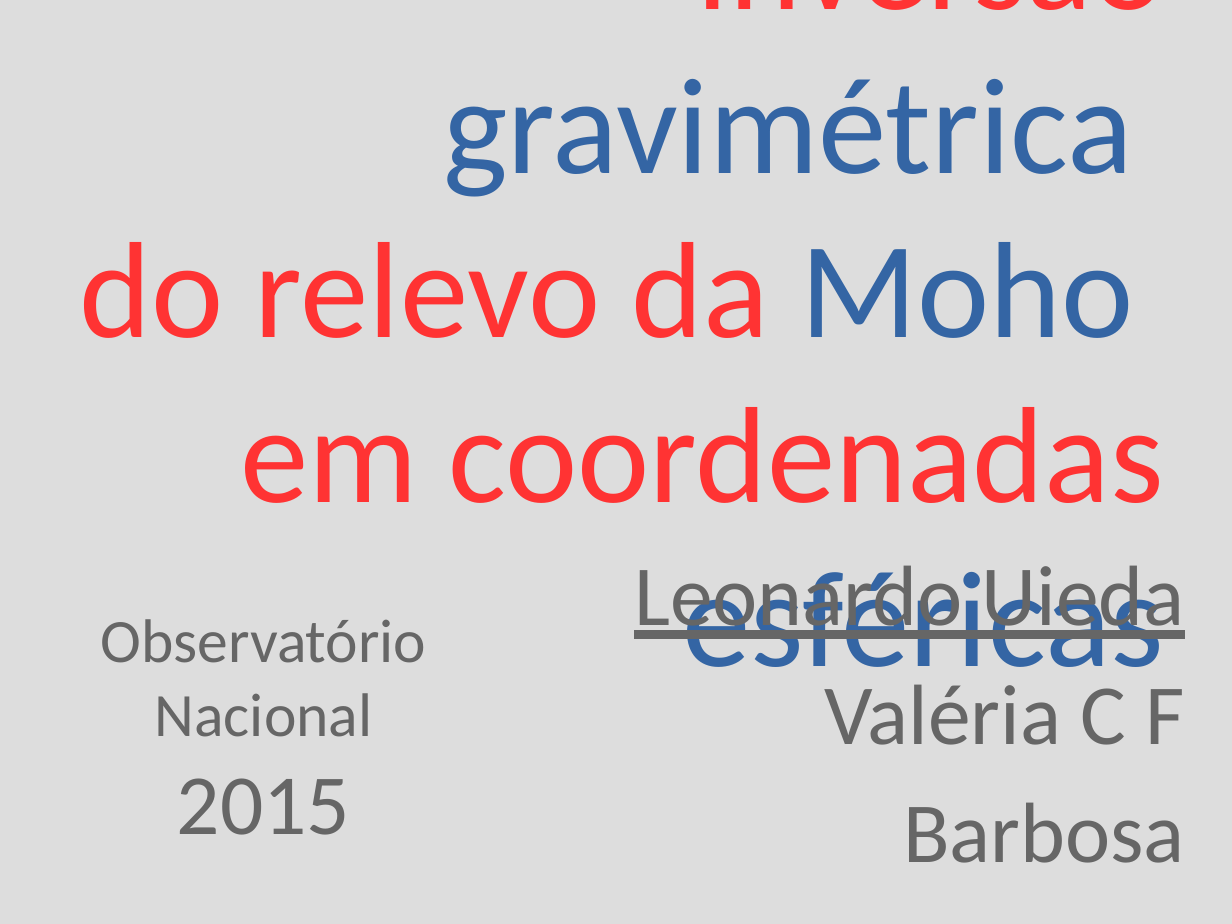
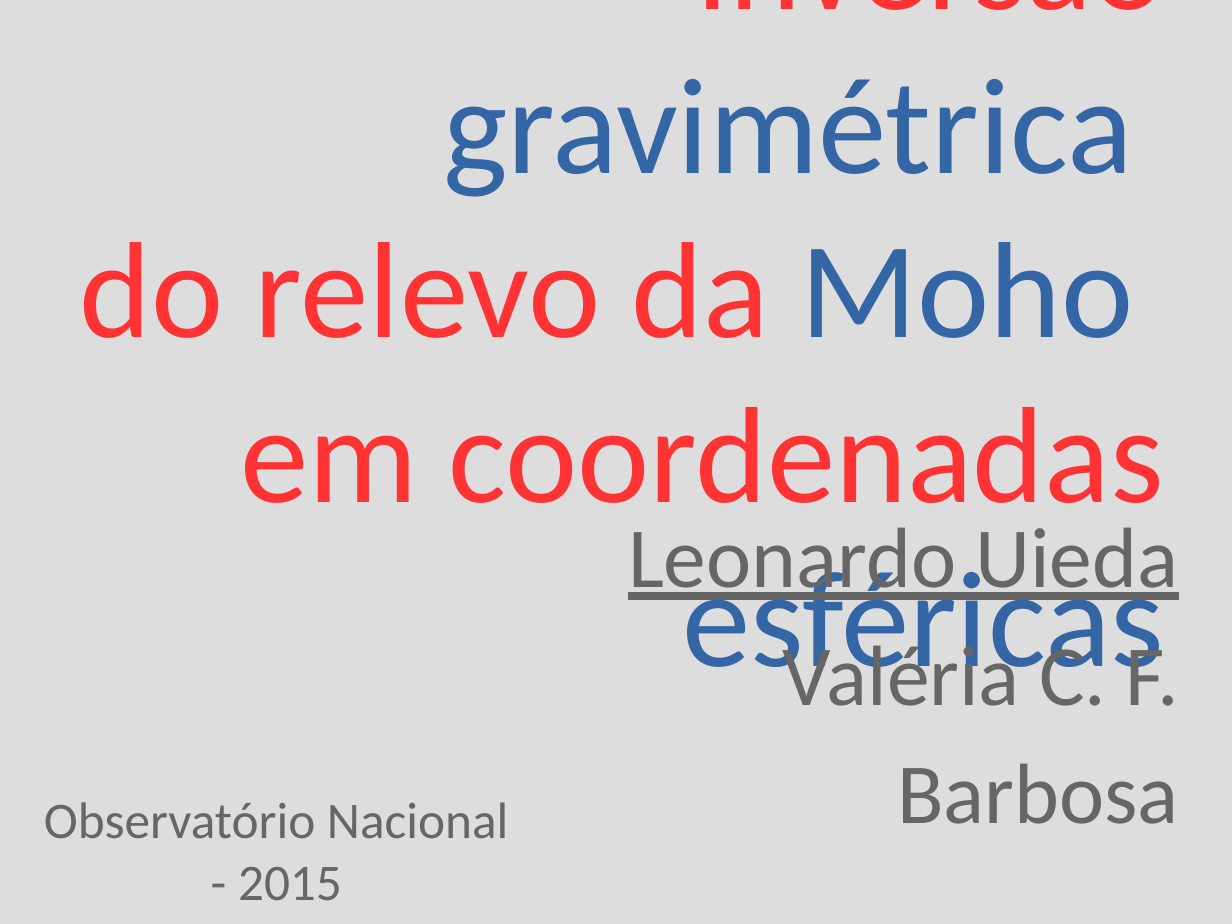
Before and after one commit to leouieda/seminario-on-2015, a slide deck: slide 1 of seminario-2015-leonardo-uieda.odp. Drawn at 1232x924 pixels with LibreOffice and Linux fonts; fonts in the diff are those of the drawing. Boxes give left, top, right and bottom in pixels: in the first picture for what was removed or moved away, otherwise in the second. Text is boxed around its words. In the diff, an @@ line names an element or a change of style, - is before the commit and + after.

```diff
--- a/seminario-2015-leonardo-uieda.odp
+++ b/seminario-2015-leonardo-uieda.odp
@@ title at [628, 527, 1179, 824]: text changed @@
-Leonardo Uieda
-Valéria C F Barbosa
+Leonardo Uieda
+Valéria C. F. Barbosa
@@ title at [44, 802, 508, 900]: text changed; size 36 to 30 pt @@
-Observatório Nacional
-2015
+Observatório Nacional - 2015
```
Also in this commit, not shown: 5 other slides changed, 9 slides added, 1 slide removed, 2 other files.
